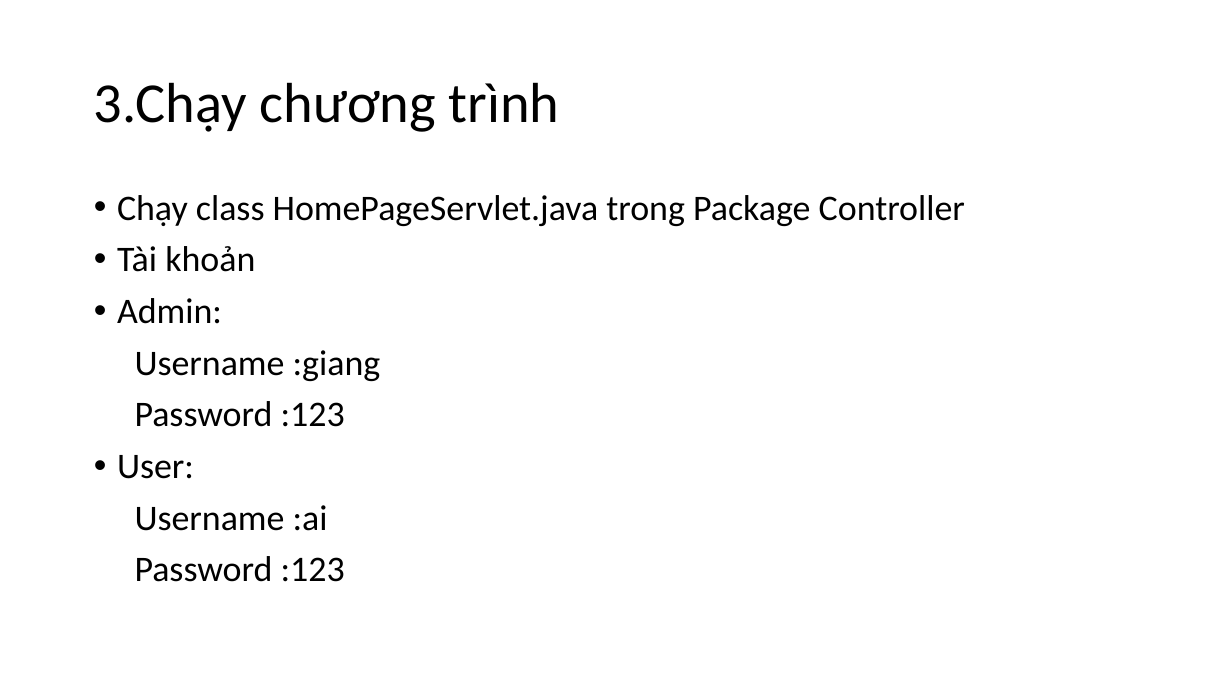
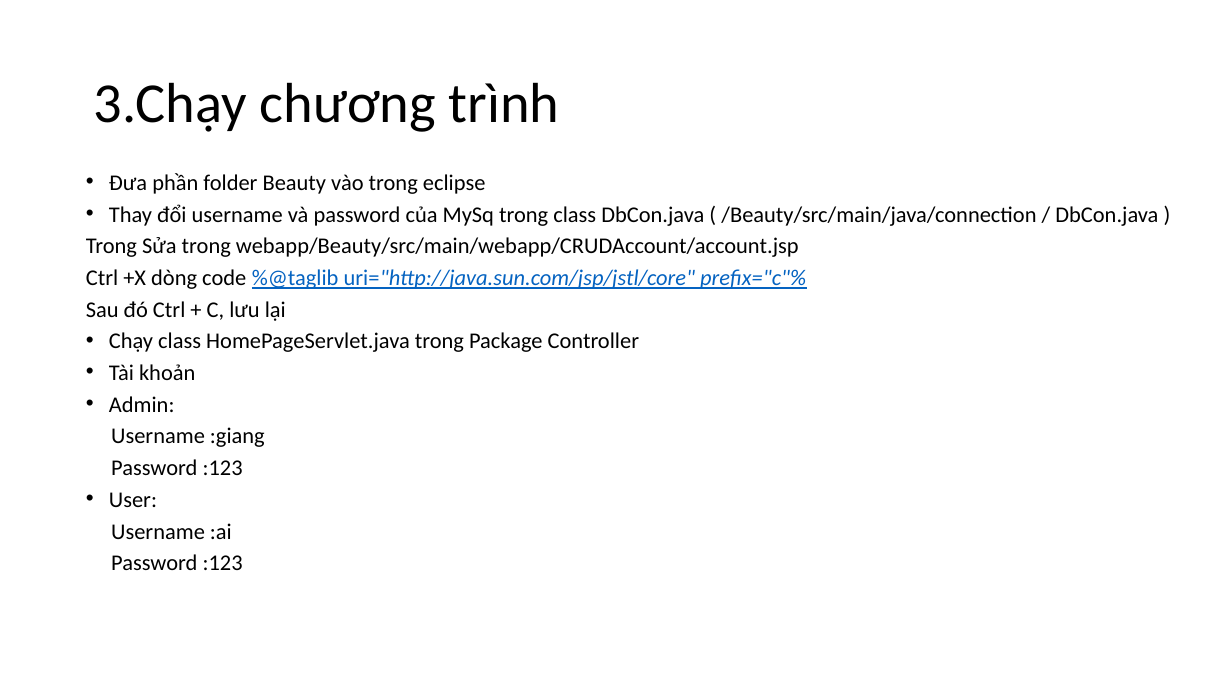
Before and after one commit to kiwi433/WEBSITE-SELLING-COSMETICS-USES-JAVA-LANGUAGE, a slide deck: slide 4 of Hướng dẫn sử dụng.pptx. Drawn at 1232x693 pixels with LibreOffice and Linux fonts; fonts in the diff are those of the drawing. Boxes give left, top, right and bottom in pixels: in the first picture for what was removed or moved away, otherwise in the second. Text is boxed around its words. In the diff, an @@ line names an element or a change of style, - is before the commit and + after.

Commit message:
update code

```diff
--- a/Hướng dẫn sử dụng.pptx
+++ b/Hướng dẫn sử dụng.pptx
@@ text "Đưa phần folder Beauty vào ...": place and size @@
-text "Đưa phần folder Beauty vào ..." at (117,195,965,582)
+text "Đưa phần folder Beauty vào ..." at (86,173,1158,570)
@@ text at (86,173,1158,321): paragraphs added @@
+• Đưa phần folder Beauty vào trong eclipse
+• Thay đổi username và password của MySq trong class DbCon.java ( /Beauty/src/main/java/connection / DbCon.java )
+Trong Sửa trong webapp/Beauty/src/main/webapp/CRUDAccount/account.jsp
+Ctrl +X dòng code %@taglib uri="http://java.sun.com/jsp/jstl/core" prefix="c"%
+Sau đó Ctrl + C, lưu lại
@@ text at (109,332,639,570): size 28 to 17.5 pt in "Chạy class HomePageServlet.java trong Package Controller", "Tài khoản", "Admin:", "Username :giang" and 4 more places; line spacing 0.9 to 0.7 @@
```
Also in this commit, not shown: 2 other slides changed.
